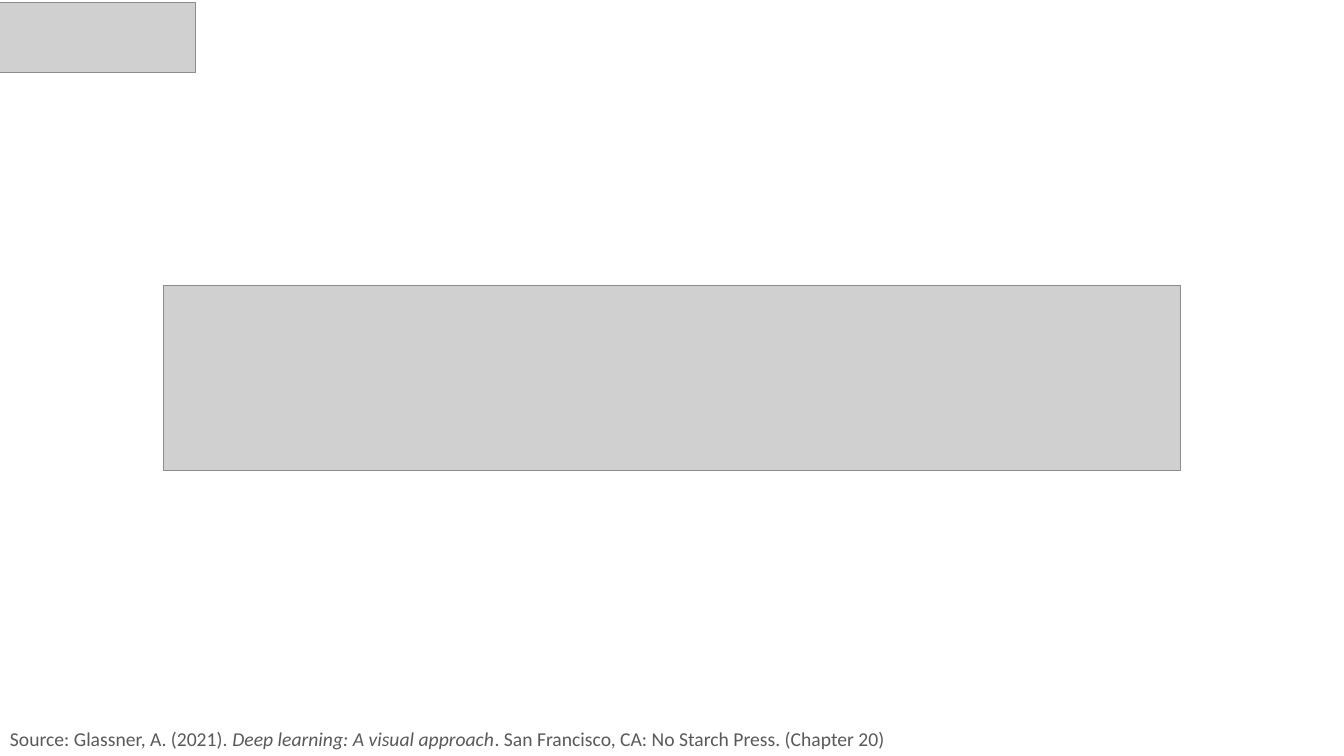
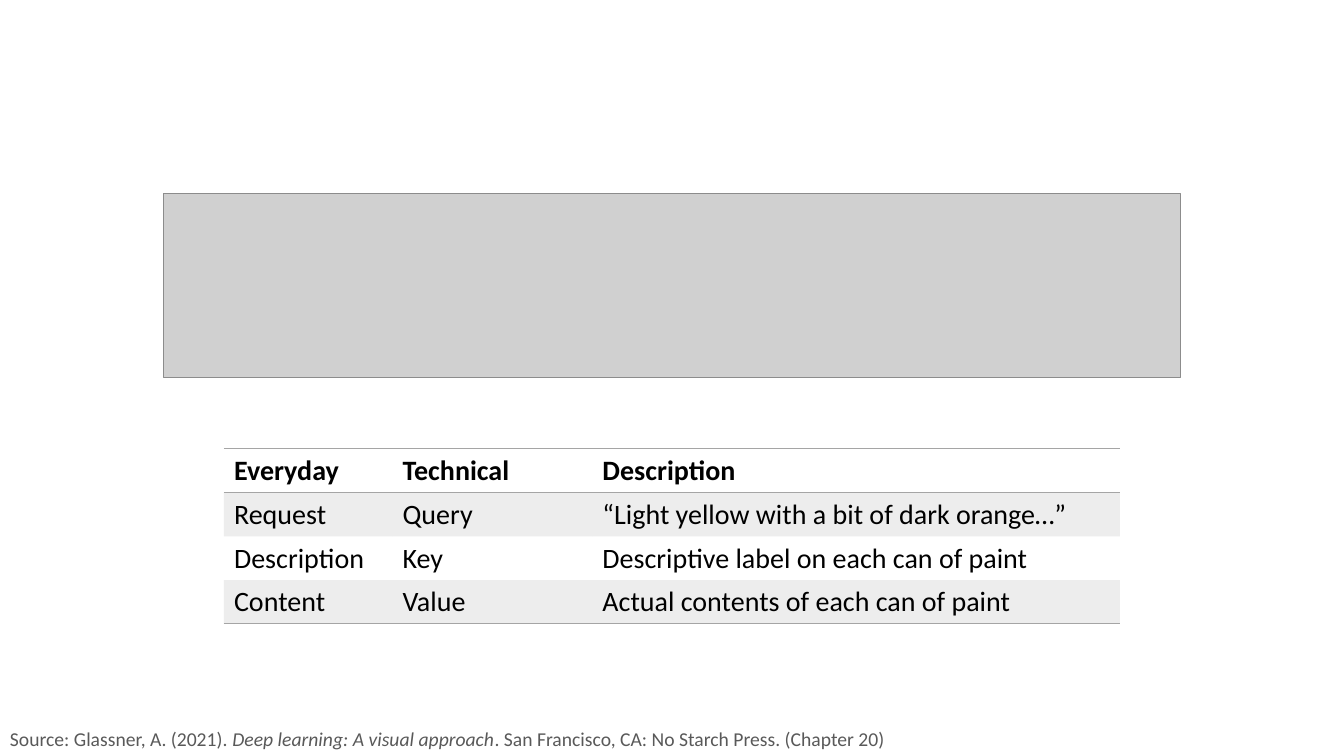
Before and after one commit to PracticumAI/transformers, a slide deck: slide 7 of presentations/02_transformers_attention.pptx (slide 4 before the commit). Drawn at 1344x756 pixels with LibreOffice and Linux fonts; fonts in the diff are those of the drawing; grey boxes stand for pictures. Boxes give left, top, right and bottom in pixels: in the first picture for what was removed or moved away, otherwise in the second. Text is boxed around its words. In the diff, an @@ line names an element or a change of style, - is before the commit and + after.

Commit message:
Added attention content to presentations.

```diff
--- a/presentations/02_transformers_attention.pptx
+++ b/presentations/02_transformers_attention.pptx
@@ picture removed at (0, 2, 196, 72) @@
@@ picture: place and size @@
-picture at (163, 286, 1181, 471)
+picture at (163, 194, 1181, 378)
@@ table added at (224, 449, 1119, 623), 4 rows, 3 columns @@
+Everyday | Technical | Description
+Request | Query | “Light yellow with a bit of dark orange…”
+Description | Key | Descriptive label on each can of paint
+Content | Value | Actual contents of each can of paint
```
Also in this commit, not shown: 1 other slide changed, 1 other file.
